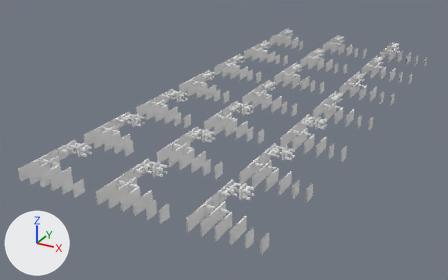
Before and after pictures for a commit that changed the FBX model Assets/Art/Models/Furniture/Generic/tables.fbx.
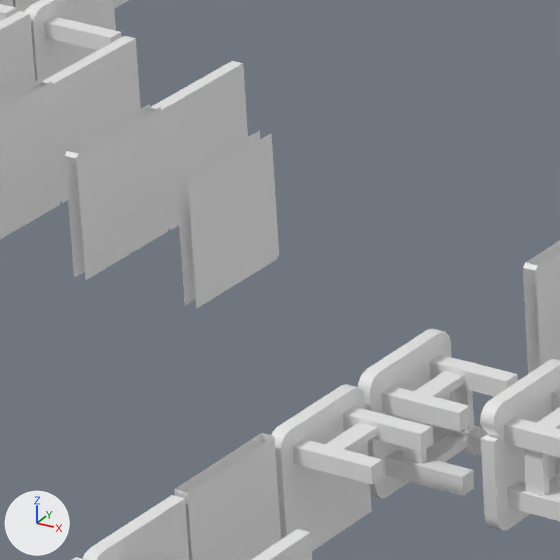
The first picture shows the older version from a 50 mm camera at (34.0, -0.1, 20.0) aimed at (7.9, 47.5, -3.7). The close-ups show both versions on the part from 24% to 36% of the width and 46% to 64% of the height of that picture; other places that the commit changed are outside them. Lighting does not change. The marker at lower left points along +X, +Y and +Z. Where no turn or scale is listed for an object, it has been applied to the vertices.

Names of what the first close-up shows: 'Table Wood 2 Dark L-2', 'Table Wood 2 Dark T-3', 'Table Wood 2 Dark T-4', 'Table Wood 2 Dark X-3', 'Table Wood 2 Dark X-4', 'Table Wood 2 Dark X-5', 'Table Wood 2 X-1', 'Table Wood 3 C', 'Table Wood 3 I', 'Table Wood 3 L-1', 'Table Wood 3 O-1', 'Table Wood 3 O-2'.
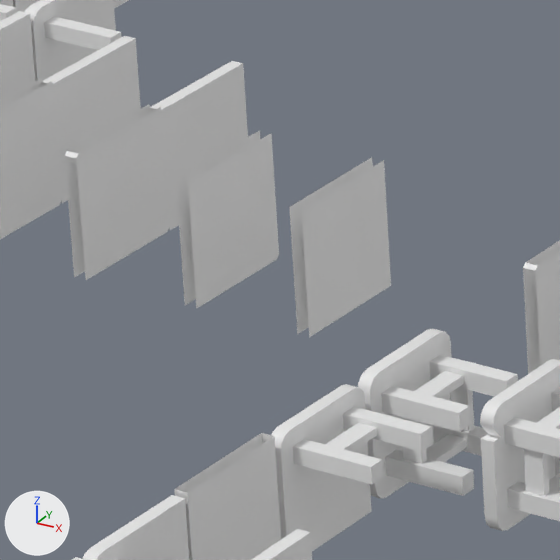
The edits, one by one:
Object 'Table Wood 2 Dark X-6' (ob_table_wood_2_dark_x_6) is new; it shows a copy of the mesh of ob_table_wood_3_dark_x_6.
Its location is (8.0, 35.0, 0.0).

Location of each change, [x1, y1, x2, y2] in pixels of the close-ups (560 x 560 px):
'Table Wood 2 Dark X-6', added: after [289, 157, 391, 337]
